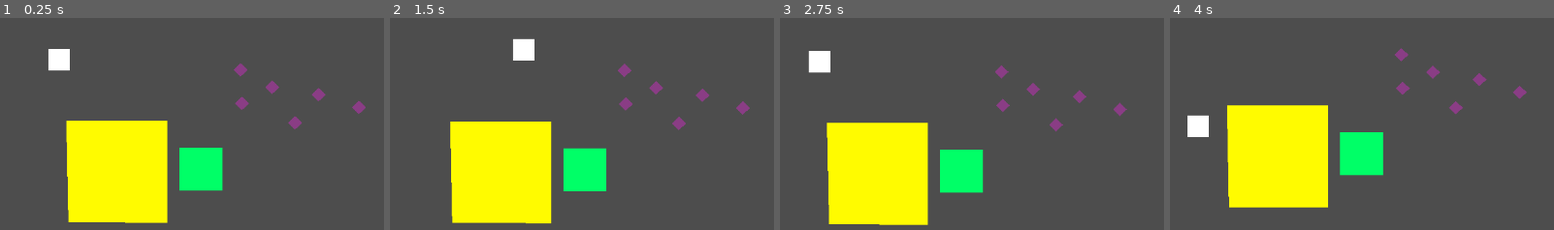
Above: before the commit, frames 1-4 (left to right).
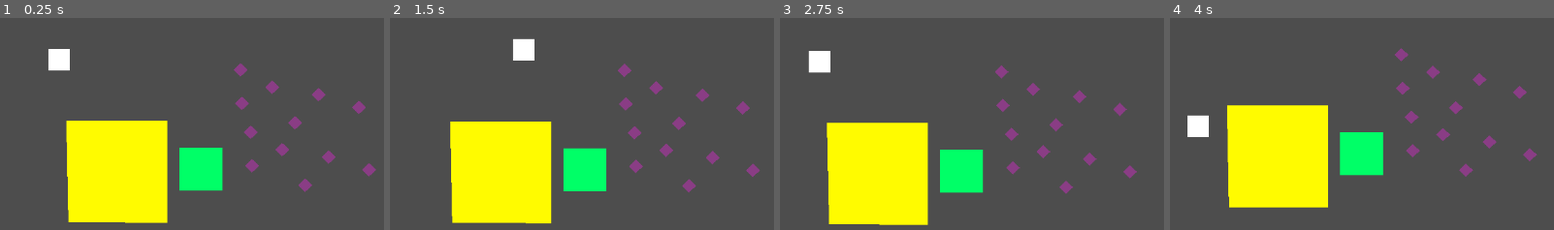
Above: after the commit, the same moments.

Repository: DiegoHommer/Day_In_The_Life_of_a_Slime
Game: Godot game, scene res://main.tscn
Same seed, same stepped clock (60 frames per second), same inputs: the game is played once before the commit and once after it.
Inputs (mouse positions are % of the whole screen's width and height, from its top left):
- Up to frame 1 (0.25 s): no input
- Up to frame 2 (1.5 s): tap Enter (ui_accept) at 0.5, 0.6, 0.77, 1.07, 1.35 s; move the mouse to (72, 44) at 0.52 s; move the mouse to (29, 54) at 1.27 s
- Up to frame 3 (2.75 s): tap Enter (ui_accept) at 1.52, 1.82, 2.1 s; move the mouse to (60, 26) at 2.02 s
- Up to frame 4 (4 s): move the mouse to (45, 69) at 2.77 s; tap Enter (ui_accept) at 2.85, 3.02, 3.32, 3.6, 3.77 s; move the mouse to (80, 64) at 3.52 s
The pictures show only the part of the screen within x 42-92%, y 39-89%; the shares and areas given below are measured in that part.

The runs differ from the first frame. In frame 1, 0.7% of the frame differs, in the area x 63-98%, y 50-83%; in frame 2, 0.7%, in the area x 61-97%, y 51-83%; in frame 3, 0.7%; in frame 4, 0.7%.

Commit message:
dash
só aumentar quando come lixo suficiente pra largar um filho
e quando faz filho dá dash

Diff:
--- a/game_manager.gd
+++ b/game_manager.gd
@@ -14,6 +14,7 @@
 # Função de absorção do lixo
 func add_trash():
 	trash += 1
+	#coloca na label (%QtdLixo) a quantidade de lixos
 	qtd_lixo.text = "lixos: " + str(trash)
 
 # Função de perda do lixo após player tomar hit
@@ -22,6 +23,7 @@
 		var aux = trash
 		trash = round(trash/2)
 		lost_trash = aux - trash
+		#coloca na label (%QtdLixo) a quantidade de lixos
 		qtd_lixo.text = "lixos: " + str(trash)
 	else:
 		lost_trash = 0
@@ -31,6 +33,7 @@
 # lixo que possui
 func att_trash(lixo_por_filho):
 	trash -= lixo_por_filho
+	#coloca na label (%QtdLixo) a quantidade de lixos
 	qtd_lixo.text = "lixos: " + str(trash)
 
 func get_trash() -> int:
@@ -47,5 +50,5 @@
 	pc.zerar_filho_count()
 	#mata os filhos atuais do pc
 	pc.matar_filhos()
-
+	#coloca na label (%QtdFilhos) a quantidade de filhos na escola
 	qtd_filhos.text = "escola: " + str(filhos_in_school)
--- a/main.tscn
+++ b/main.tscn
@@ -8,7 +8,7 @@
 [ext_resource type="PackedScene" uid="uid://7xnnhbq4qci0" path="res://scenes/Trash.tscn" id="5_1mn4b"]
 [ext_resource type="Script" path="res://Camera2D.gd" id="6_fedkr"]
 
-[node name="Node2D" type="Node2D"]
+[node name="main_game" type="Node2D"]
 
 [node name="Familia" type="Node2D" parent="."]
 
@@ -47,7 +47,7 @@
 position = Vector2(240, 372)
 
 [node name="Trash3" parent="Trash" instance=ExtResource("5_1mn4b")]
-position = Vector2(706, 190)
+position = Vector2(368, 188)
 
 [node name="Trash4" parent="Trash" instance=ExtResource("5_1mn4b")]
 position = Vector2(633, 445)
@@ -66,6 +66,24 @@
 
 [node name="Trash9" parent="Trash" instance=ExtResource("5_1mn4b")]
 position = Vector2(388, 53)
+
+[node name="Trash10" parent="Trash" instance=ExtResource("5_1mn4b")]
+position = Vector2(334, 135)
+
+[node name="Trash11" parent="Trash" instance=ExtResource("5_1mn4b")]
+position = Vector2(403, 146)
+
+[node name="Trash12" parent="Trash" instance=ExtResource("5_1mn4b")]
+position = Vector2(368, 188)
+
+[node name="Trash13" parent="Trash" instance=ExtResource("5_1mn4b")]
+position = Vector2(287, 109)
+
+[node name="Trash14" parent="Trash" instance=ExtResource("5_1mn4b")]
+position = Vector2(463, 165)
+
+[node name="Trash15" parent="Trash" instance=ExtResource("5_1mn4b")]
+position = Vector2(289, 159)
 
 [node name="GameManager" type="Node" parent="."]
 unique_name_in_owner = true
--- a/scenes/filho.tscn
+++ b/scenes/filho.tscn
@@ -15,6 +15,5 @@
 
 [node name="Collision" type="CollisionShape2D" parent="."]
 rotation = 0.785398
-scale = Vector2(1, 1)
 shape = SubResource("RectangleShape2D_0px37")
 debug_color = Color(0, 0.6, 0.701961, 0.419608)
--- a/scenes/pc.gd
+++ b/scenes/pc.gd
@@ -5,6 +5,9 @@
 @export var speed = BASE_SPEED
 var move = true
 var direction = Vector2(0,0)
+#variável para dizer se acabou de fazer um filho (não se possui filhos atualmente)
+#se for pai irá dar o dash (variável apenas para controlar o dash)
+var is_dad = false
 
 #tamanho------------------------------------------------------------------------------
 const SIZE_CHANGE = 0.2
@@ -16,12 +19,11 @@
 #filhos-------------------------------------------------------------------------------
 var filho_scene = preload("res://scenes/filho.tscn")
 var filho_count = 0
-const LIXO_POR_FILHO = 5
+const LIXO_POR_FILHO = 3
 var parent = ""
 var tempo = 0
 
 #lixo-------------------------------------------------------------------------------
-#queremos
 @onready var game_manager = %GameManager
 
 
@@ -42,6 +44,7 @@
 		game_manager.att_trash(LIXO_POR_FILHO)
 
 
+
 func _on_timer_timeout():
 	#a cada 0.5 segundo ele muda entre parado e se mexendo (move = false ou move = true), e decide na direção
 	move = not move
@@ -50,7 +53,15 @@
 	if direction.length() < 20: #se ele tiver muito perto do mouse ele fica parado
 		direction = Vector2(0,0)
 	direction = direction.normalized()
-	velocity = speed * direction
+
+	if move:
+		if is_dad:
+			velocity = 2 * speed * direction
+			is_dad = false
+			print("vezes2")
+		else:
+			velocity = speed * direction
+
 
 
 # Função agora é generica e recebe o booleano *aumenta* para definir se diminui ou aumenta o tamanho do PC
@@ -70,14 +81,15 @@
 
 func fazer_filho():
 	var filho = 0
-
+	#acabou de fazer um filho, ent no próximo burst irá ser mais veloz
+	is_dad = true
 	#aqui é que ele cria os filhos como nodes embaixo do main
 	filho = filho_scene.instantiate()
 	parent.add_child(filho)
 
 	filho_count += 1
 
-	#cada filho tem uma variável número pra saber qual filho que ele é
+	#cada filho tem uma variável número pra saber qual filho que ele éz
 	filho.numero = filho_count
 	filho.name = "Filho"
 
@@ -95,7 +107,7 @@
 	filho.position = parent.get_child(filho_count-1).position - distancia*parent.get_child(filho_count-1).direction
 
 	#diminui quando faz o filho
-	escala -=SIZE_CHANGE*LIXO_POR_FILHO
+	escala -=SIZE_CHANGE
 	$Collision.scale.x = escala
 	$Collision.scale.y = escala
 	$Polygon2D.scale.x = escala
@@ -105,7 +117,6 @@
 func matar_filhos():
 # Percorre todos os filhos do nó pai (parent)
 	for child in parent.get_children():
-		var teste = child.get_name()
 		if child.get_name() != "PC":
 			child.queue_free()
 
@@ -113,6 +124,8 @@
 func obter_filho_count() -> int:
 	return filho_count
 
+func obter_lixo_por_filho() -> int:
+	return LIXO_POR_FILHO
 
 func zerar_filho_count():
 	filho_count = 0
@@ -120,5 +133,6 @@
 
 # Quando imunidade do player acaba, retorna a "sprite" para sua versão original
 @onready var player_sprite = %PC/Polygon2D
+
 func _on_immunity_timer_timeout():
 	player_sprite.set_color(Color(255,255,255,255))
--- a/scenes/trash.gd
+++ b/scenes/trash.gd
@@ -6,5 +6,6 @@
 	# Se o player entra em contato com o lixo, o lixo é absorvido
 	if (body.name == "PC"):
 		game_manager.add_trash()
-		pc.change_size(true)
+		if (game_manager.get_trash() % pc.obter_lixo_por_filho()) == 0:
+			pc.change_size(true)
 		queue_free()
